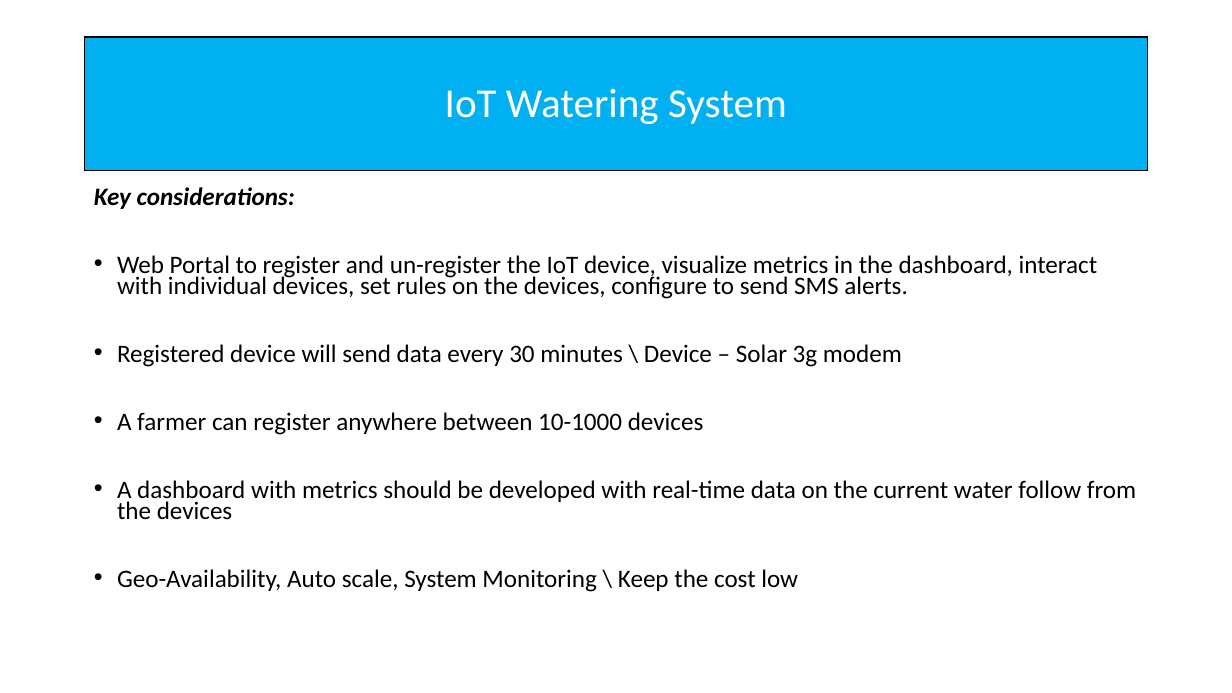
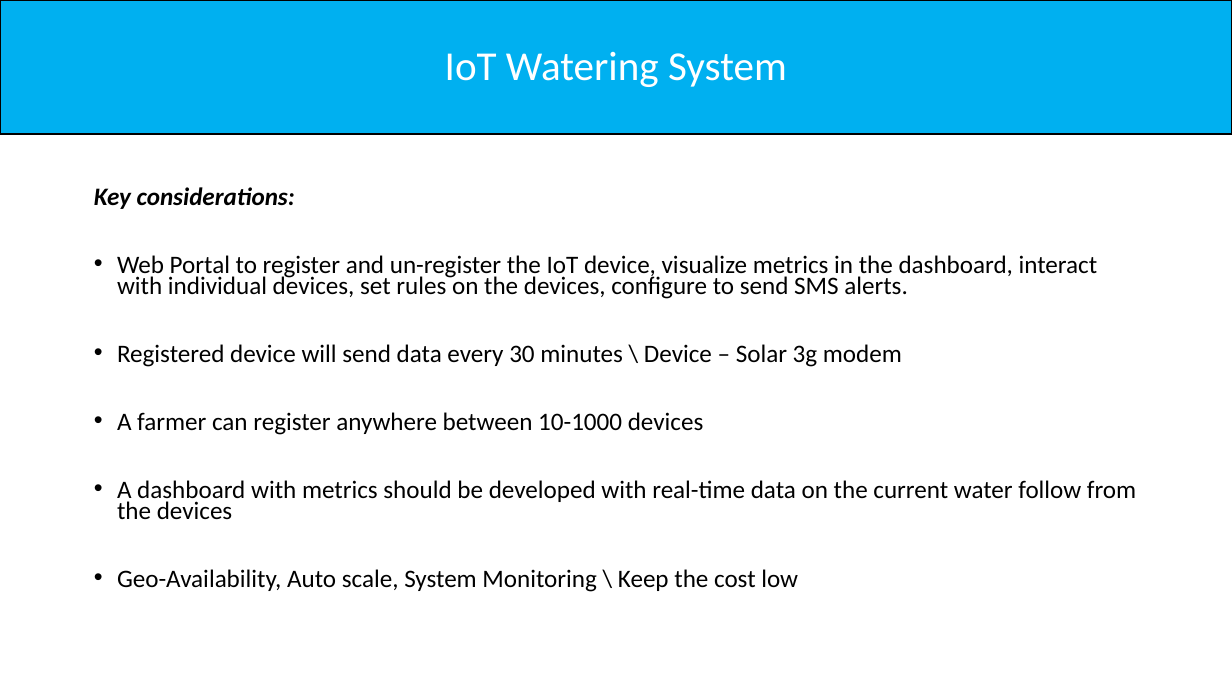
Before and after one commit to ChandramohanG/IoTWS, a slide deck: slide 1 of TechDesign.pptx. Drawn at 1232x693 pixels with LibreOffice and Linux fonts; fonts in the diff are those of the drawing. Boxes give left, top, right and bottom in pixels: in the first picture for what was removed or moved away, otherwise in the second. Text is boxed around its words. In the diff, an @@ line names an element or a change of style, - is before the commit and + after.

```diff
--- a/TechDesign.pptx
+++ b/TechDesign.pptx
@@ title "IoT Watering System": place and size @@
-title "IoT Watering System" at [85,37,1148,171]
+title "IoT Watering System" at [0,0,1232,134]
```
Also in this commit, not shown: 1 other slide changed, 1 slide added.
